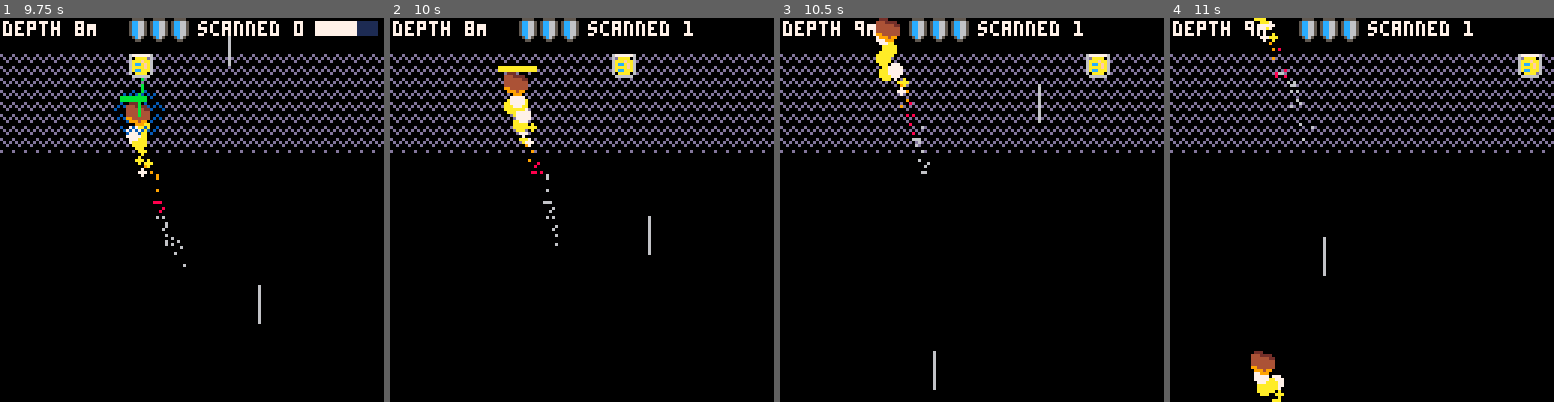
Above: before the commit, frames 1-4 (left to right).
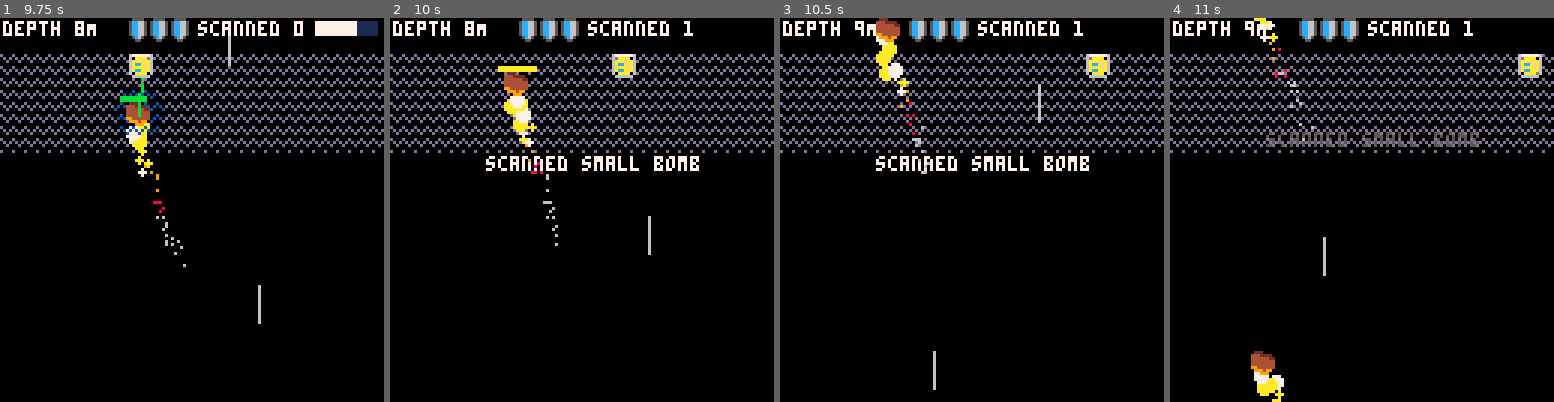
Above: after the commit, the same moments.

Repository: broquaint/pico8-carts
Game: PICO-8 cartridge tephratoil.p8
Two runs of this game, one before a commit and one after it. Both use one fixed random seed, a clock stepped at 60 frames per second and the inputs below.
Inputs:
- Up to frame 1 (9.75 s): tap O (Z key) at 0.33, 1.07, 2.22, 3.72, 5.22, 6.72, 8.22, 9.72 s; tap Down at 0.7 s; tap X (X key) at 1.43, 2.07, 2.82, 3.57, 4.32, 5.07, 5.82, 6.57, 7.32, 8.07, 8.82, 9.57 s; hold Up 1.97-2.63 s; hold Right 2.68-3.02 s; hold Down 3.07-3.73 s; hold Left 3.78-4.12 s; hold Up 4.17-4.5 s; hold Left 4.55-5.05 s; hold Right 5.1-5.93 s; hold Up 5.98-6.65 s; hold Right 6.7-7.03 s; hold Down 7.08-7.75 s; hold Left 7.8-8.13 s; hold Up 8.18-8.52 s; hold Left 8.57-9.07 s; hold Right from 9.12 s (still down)
- Up to frame 2 (10 s): release Right at 9.95 s
- Up to frame 3 (10.5 s): hold Up from 10 s (still down); tap X (X key) at 10.32 s
- Up to frame 4 (11 s): release Up at 10.67 s; hold Right from 10.72 s (still down)

Frame 1 is identical in both runs. In frame 2, 1.0% of the frame differs, in the area x 25-81%, y 35-40%; in frame 3, 1.0%; in frame 4, 0.7%.

Commit message:
Add a notification system
So it's clearer what's going on and it makes things feel a bit more
interesting. Who doesn't love a close miss!

Diff:
--- a/tephratoil.p8
+++ b/tephratoil.p8
@@ -52,6 +52,15 @@
 
    background_color = storm
    volcano_rim_y = 127
+
+   notifications = {
+      queue = {},
+      queue_top = 46,
+      animating = false,
+      y = 46,
+      frames = 20,
+      close_misses = {},
+   }
 
    player = make_obj({
       x = 32,
@@ -126,17 +135,16 @@
    return player.speed_x
 end
 
-
-function animate_player_dive(obj)
+function animate_y_axis(obj, easing)
    for f = 1, obj.frames do
       if current_game_state == game_state_playing then
-         -- if(obj.crashed or obj.collected) return
-         local was_y = obj.y
-         obj.y = lerp(obj.from, obj.to, easeoutquad(f/obj.frames))
-         -- debug('moved ', was_y - obj.y, ' was ', was_y, ' now ', obj.y)
+         obj.y = lerp(obj.from, obj.to, easing(f/obj.frames))
          yield()
       end
    end
+end
+function animate_player_dive(obj)
+   animate_y_axis(obj, easeoutquad)
 end
 
 function in_bound(x)
@@ -203,6 +211,7 @@
          y = 128,
          -- standard body + depth additon
          height = (16*6) + (8*min(10,depth_count/20)),
+         type = 'geyser',
    })
 end
 
@@ -607,7 +616,7 @@
       local oy2 = obstacle.y + (is_lump and 14 or 6)
 
       if detect_line_intersection(ox1, ox2, oy1, oy2) then
-         return true
+         return obstacle
       end
    end
 
@@ -615,11 +624,42 @@
       local ox1 = geyser.x + 1
       local ox2 = geyser.x + 6
       local oy1 = geyser.y - 2
-      local oy2 = geyser.y + geyser.height - 6
+      local oy2 = geyser.y + geyser.height - 8 -- Add 2px to account for movement
 
       if detect_line_intersection(ox1, ox2, oy1, oy2) then
-         return true
-      end
+         return geyser
+      end
+   end
+end
+
+function notification(msg)
+   add(notifications.queue, msg)
+
+   if not notifications.animating then
+      animate_obj(notifications, function(obj)
+                     while #obj.queue > 0 do
+                        obj.y = obj.queue_top
+                        local n = sub(obj.queue[1], 1, 7) == 'upgrade' and 60 or min(20,60-#obj.queue*9)
+                        wait(n)
+                        obj.from = obj.queue_top
+                        obj.to   = obj.queue_top - 8
+                        animate_y_axis(obj, easeoutquad)
+                        deli(obj.queue, 1)
+                     end
+      end)
+   end
+end
+
+function close_miss_notification(obstacle)
+   if not any(notifications.close_misses, function(o) return o == obstacle end) then
+      local health_prior = player.health
+      delay(function()
+            -- Don't count collisions as misses!
+            if health_prior == player.health then
+               notification('close miss!')
+            end
+      end, 10)
+      add(notifications.close_misses, obstacle)
    end
 end
 
@@ -628,10 +668,12 @@
    if player.upgrade_level == 0 and player.scanned_count > 7 then
       player.can_scan.missile = 1
       player.upgrade_level += 1
+      notification('upgrade, scan small rocks!')
    elseif player.upgrade_level == 1 and missiles_scanned > 3 then
       player.default_health = 4
       player.health = 4
       player.upgrade_level += 1
+      notification('upgrade, more shields!')
    end
 end
 
@@ -643,11 +685,16 @@
    local prox = 128
    local nearest = nil
    for o in all(obstacles) do
+      local a = abs(o.y - player.y)
+      local b = abs(o.x - player.x)
+      local d = sqrt((a * a) + (b * b))
+
+      if o.y < 45 and d < 10 then
+         close_miss_notification(o)
+      end
+
       if not o.data_scanned and can_scan_obstacle(o) then
          o.closest = false
-         local a = abs(o.y - player.y)
-         local b = abs(o.x - player.x)
-         local d = sqrt((a * a) + (b * b))
 
          if o.y < 45 and d < 40 and o.y > (player.y-2) and d < prox then
             nearest = o
@@ -667,6 +714,7 @@
       end
       local sl = max(3, nearest.scan_length - (depth_count \ 10))
       if not nearest.data_scanned and nearest.scan_time >= nearest.scan_length then
+         notification('scanned ' .. rock_map_to_name[nearest.type])
          add(player.scanned, nearest)
          -- Keep count of total so the UI remains static on death screen.
          player.scanned_count += 1
@@ -676,8 +724,19 @@
    end
 end
 
+-- Scientific classification FTW:
+-- https://en.wikipedia.org/wiki/Tephra#Classification
+rock_map_to_name = {
+   rock = 'small bomb',
+   missile = 'lapilli',
+   lump = 'big bomb',
+   geyser = 'lava geyser'
+}
+
 function handle_player_collision()
-   if player.iframes == 0 and detect_player_collision() then
+   local collided_with = detect_player_collision()
+   if player.iframes == 0 and collided_with then
+      notification('hit by a ' .. rock_map_to_name[collided_with.type])
       player.health = max(0, player.health - 1)
       player.speed_x = 0
       animate(function()
@@ -894,6 +953,17 @@
          fillp()
          rectfill(0, volcano_rim_y+13, 127, 127, black)
       end
+   end
+
+   local msg_y = notifications.y
+   for idx, msg in pairs(notifications.queue) do
+      local highlight = sub(msg, 1, 7) == 'upgrade' and sky
+         or sub(msg, 1, 3) == 'hit' and ember
+         or sub(msg, 1, 5) == 'close' and lemon
+         or white
+      local colour = (idx == 1 and notifications.y != notifications.queue_top) and slate or highlight
+      print(msg, 32, msg_y, colour)
+      msg_y += 8
    end
 
    -- scan area
